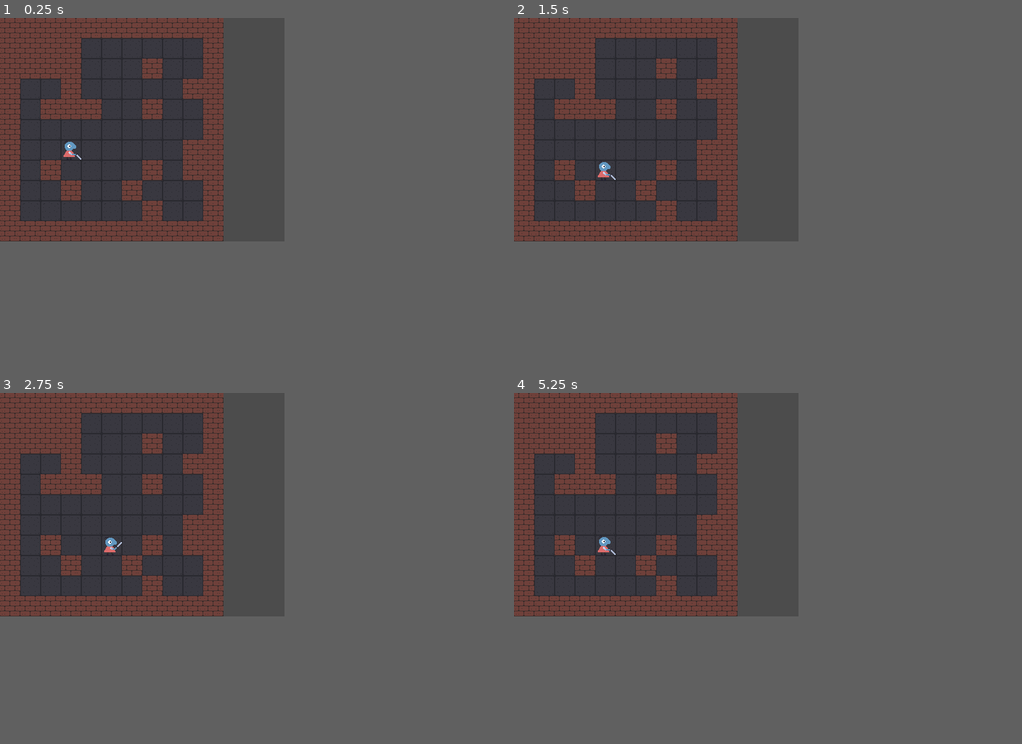
Above: before the commit, frames 1-4 (two rows, left to right).
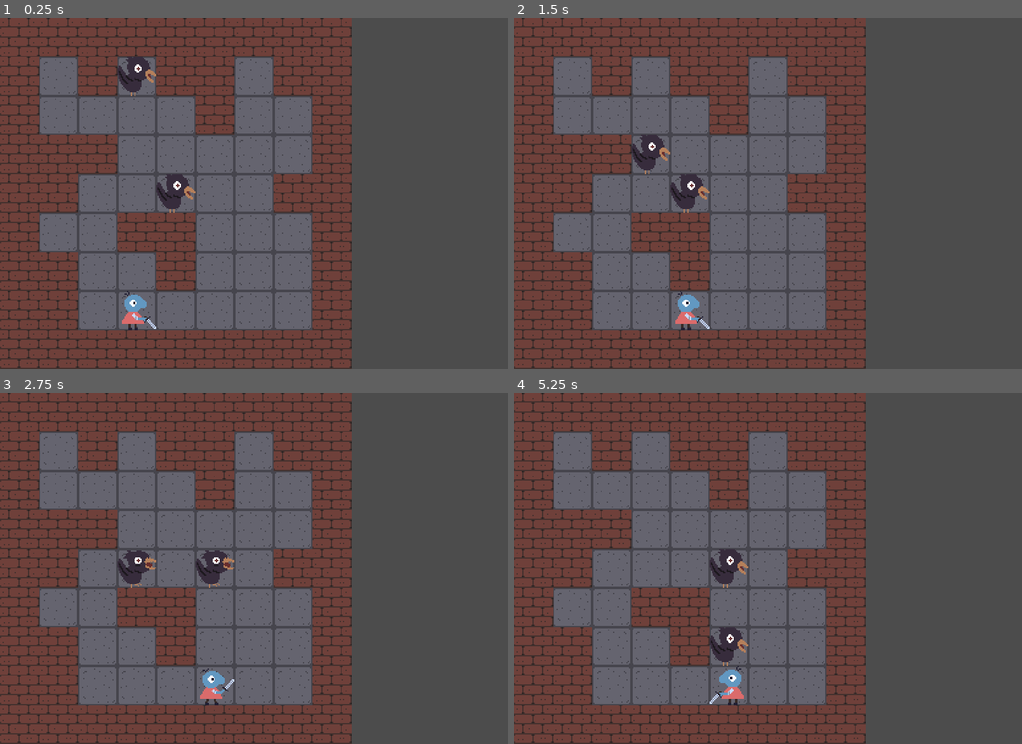
Above: after the commit, the same moments.

Repository: DiegoAragonC/godot-broughlike
Game: Godot game, scene res://scenes/Game.tscn
Two runs of this game, one before a commit and one after it. Both use one fixed random seed, a clock stepped at 60 frames per second and the inputs below.
Inputs:
- Up to frame 1 (0.25 s): no input
- Up to frame 2 (1.5 s): tap Enter at 0.5 s; hold Right (right) 0.53-1.28 s; tap Space at 1.25 s; hold Down (down) from 1.28 s (still down)
- Up to frame 3 (2.75 s): tap Enter at 2 s; release Down (down) at 2.03 s; hold Right (right) from 2.03 s (still down)
- Up to frame 4 (5.25 s): tap Space at 2.75, 4.25 s; release Right (right) at 2.78 s; hold Up (up) 2.78-3.53 s; tap Enter at 3.5 s; hold Left (left) 3.53-5.03 s; hold Down (down) from 5.03 s (still down)
In our replay, the window is 448x352 before the commit and 800x553 after it. These sizes can differ from the game's own. Grey fills any space a smaller window leaves; there, only what the larger window draws over its background counts as a difference.

The runs differ from the first frame. In frame 1, 58% of the frame differs, in the area x 0-70%, y 0-100%; in frame 2, 58%; in frame 3, 58%; in frame 4, 59%.

Commit message:
Add Enemy.gd and enemy Bird. Enemy movement code. Refactor tile functions into separate Tile.gd script

Diff:
--- /dev/null
+++ b/Broughlike/Bird.gd
@@ -0,0 +1,4 @@
+extends "res://scripts/Monster.gd"
+
+func _ready():
+	add_to_group("birds")
--- a/Broughlike/Globals.gd
+++ b/Broughlike/Globals.gd
@@ -1,5 +1,5 @@
 extends Node
 
-const TILE_SIZE = 32
+const LEVEL_SIZE = 9
 
-enum tile_types {FLOOR, WALL}
+var level = null
--- a/Broughlike/Map.gd
+++ /dev/null
@@ -1,108 +0,0 @@
-extends Node2D
-
-const LEVEL_SIZE = 11
-
-var level = []
-
-
-func _ready():
-	randomize()
-	level = generate_level(LEVEL_SIZE)
-	draw_level(level)
-
-
-func generate_level(size):
-	var	tiles = null
-	var floor_tile = Globals.tile_types.FLOOR
-
-	while not tiles\
-	 or get_tile_count(floor_tile, tiles) != get_connected(floor_tile, tiles).size():
-		tiles = []
-		for x in range(size):
-			tiles.append([])
-			for y in range(size):
-				if is_border_tile(x, y) or randf() < 0.3:
-					tiles[x].append(Globals.tile_types.WALL)
-				else:
-					tiles[x].append(Globals.tile_types.FLOOR)
-
-	return tiles
-
-func get_tile_count(type, array):
-	var count = 0
-	for row in array:
-		for tile in row:
-			if tile == type:
-				count += 1
-	return count
-
-
-func get_connected(type, array):
-	var first_tile_pos = get_random_tile(type, array)
-	var connected = [first_tile_pos]
-	var search_stack = [first_tile_pos]
-
-	while search_stack.size() != 0:
-		var current = search_stack.pop_back()
-		var neighbors = get_neighbors(current.x, current.y)
-		for tile_pos in neighbors:
-			if not connected.has(tile_pos) and array[tile_pos.x][tile_pos.y] == type:
-				connected.append(tile_pos)
-				search_stack.append(tile_pos)
-
-	return connected
-
-
-func get_neighbors(tile_x, tile_y):
-	var left = Vector2(tile_x-1, tile_y)
-	var right = Vector2(tile_x+1, tile_y)
-	var up = Vector2(tile_x, tile_y-1)
-	var down = Vector2(tile_x, tile_y+1)
-	var dirs = [left, right, up, down]
-	var neighbors = []
-
-	for dir in dirs:
-		if is_in_level(dir):
-			neighbors.append(dir)
-
-	return neighbors
-
-
-func draw_level(level):
-	var tile_map = $Tiles
-	for x in range(LEVEL_SIZE):
-		for y in range(LEVEL_SIZE):
-			tile_map.set_cell(x, y, level[x][y])
-
-
-func get_random_tile(type, array):
-	var tile_pos
-	var found = false
-
-	while not found:
-		var rand_x = randi() % LEVEL_SIZE
-		var rand_y = randi() % LEVEL_SIZE
-		tile_pos = Vector2(rand_x, rand_y)
-
-		if get_tile_at(tile_pos, array) == type:
-			found = true
-
-	return tile_pos
-
-
-func get_tile_at(tile_pos, tile_array):
-	if not is_in_level(tile_pos):
-		return -1
-	return tile_array[tile_pos.x][tile_pos.y]
-
-
-func is_tile_passable(tile_pos, tile_array):
-	return get_tile_at(tile_pos, tile_array) == Globals.tile_types.FLOOR
-
-
-func is_in_level(tile_pos):
-	return tile_pos.x >= 0 and tile_pos.x < LEVEL_SIZE and\
-	 	tile_pos.y >= 0 and tile_pos.y < LEVEL_SIZE
-
-func is_border_tile(x, y):
-	return x == 0 or x == LEVEL_SIZE-1 or y == 0 or y == LEVEL_SIZE-1
--- a/Broughlike/Player.gd
+++ /dev/null
@@ -1,41 +0,0 @@
-extends Node2D
-
-signal tried_move(tile_pos)
-
-var step_size = Globals.TILE_SIZE
-var start_pos
-var map_pos
-
-func initialize():
-	move(start_pos)
-
-func _input(event):
-	var step_dir = Vector2()
-	if event.is_action_pressed("left"):
-		step_dir.x -= 1
-	if event.is_action_pressed("right"):
-		step_dir.x += 1
-	if event.is_action_pressed("up"):
-		step_dir.y -= 1
-	if event.is_action_pressed("down"):
-		step_dir.y += 1
-
-	if step_dir != Vector2.ZERO:
-		try_move(step_dir)
-		animate()
-
-
-func animate():
-	var current_frame = $Sprite.frame
-	var number_of_frames = $Sprite.hframes
-	$Sprite.frame = (current_frame + 1) % number_of_frames
-
-
-func try_move(step_dir):
-	var target_pos = map_pos + step_dir
-	emit_signal("tried_move", target_pos)
-
-
-func move(tile_pos):
-	map_pos = tile_pos
-	global_position = Util.map_to_pixel(map_pos)
--- /dev/null
+++ b/Broughlike/Tile.gd
@@ -0,0 +1,89 @@
+extends Node
+
+const SIZE = 32
+
+enum type {FLOOR, WALL}
+
+
+func count_tiles(tile_type, tile_array = Globals.level):
+	var count = 0
+	for row in tile_array:
+		for tile in row:
+			if tile == tile_type:
+				count += 1
+	return count
+
+
+func get_connected(type, array = Globals.level):
+	var first_tile_pos = get_random(type, array)
+	var connected = [first_tile_pos]
+	var search_stack = [first_tile_pos]
+
+	while search_stack.size() != 0:
+		var current = search_stack.pop_back()
+		var neighbors = get_neighbors(current.x, current.y)
+		for tile_pos in neighbors:
+			if not connected.has(tile_pos) and array[tile_pos.x][tile_pos.y] == type:
+				connected.append(tile_pos)
+				search_stack.append(tile_pos)
+
+	return connected
+
+
+func get_random(type, array = Globals.level):
+	var tile_pos
+	var found = false
+
+	while not found:
+		var rand_x = randi() % Globals.LEVEL_SIZE
+		var rand_y = randi() % Globals.LEVEL_SIZE
+		tile_pos = Vector2(rand_x, rand_y)
+
+		if get_at(tile_pos, array) == type:
+			found = true
+
+	return tile_pos
+
+
+func get_neighbors(tile_x, tile_y):
+	var left = Vector2(tile_x-1, tile_y)
+	var right = Vector2(tile_x+1, tile_y)
+	var up = Vector2(tile_x, tile_y-1)
+	var down = Vector2(tile_x, tile_y+1)
+	var dirs = [left, right, up, down]
+	var neighbors = []
+
+	for dir in dirs:
+		if is_in_level(dir):
+			neighbors.append(dir)
+
+	return neighbors
+
+
+func get_passable_neighbors(tile_x, tile_y, tile_array = Globals.level):
+	var neighbors = get_neighbors(tile_x, tile_y)
+	var filtered = []
+	for n in neighbors:
+		var pos = n
+		if is_passable(pos, tile_array):
+			filtered.append(pos)
+	return filtered
+
+
+func get_at(tile_pos, tile_array = Globals.level):
+	if not is_in_level(tile_pos):
+		return null
+	return tile_array[tile_pos.x][tile_pos.y]
+
+
+func is_passable(tile_pos, tile_array = Globals.level):
+	return get_at(tile_pos, tile_array) == Tile.type.FLOOR
+
+
+func is_in_level(tile_pos):
+	return tile_pos.x >= 0 and tile_pos.x < Globals.LEVEL_SIZE and\
+	 	tile_pos.y >= 0 and tile_pos.y < Globals.LEVEL_SIZE
+
+
+func is_border(x, y):
+	return x == 0 or x == Globals.LEVEL_SIZE-1 or y == 0 or y == Globals.LEVEL_SIZE-1
--- a/Broughlike/Util.gd
+++ /dev/null
@@ -1,7 +0,0 @@
-extends Node
-
-func map_to_pixel(map_pos):
-	return map_pos * Globals.TILE_SIZE
-
-func pixel_to_map(pixel_pos):
-	return int(pixel_pos / Globals.TILE_SIZE)
--- a/Broughlike/default_env.tres
+++ /dev/null
@@ -1,7 +0,0 @@
-[gd_resource type="Environment" load_steps=2 format=2]
-
-[sub_resource type="ProceduralSky" id=1]
-
-[resource]
-background_mode = 2
-background_sky = SubResource( 1 )
--- a/Broughlike/project.godot
+++ b/Broughlike/project.godot
@@ -12,17 +12,21 @@
 
 config/name="Broughlike"
 run/main_scene="res://scenes/Game.tscn"
-config/icon="res://icon.png"
 
 [autoload]
 
+Util="*res://scripts/Util.gd"
+Tile="*res://Tile.gd"
 Globals="*res://Globals.gd"
-Util="*res://Util.gd"
 
 [display]
 
-window/size/width=448
-window/size/height=352
+window/size/width=416
+window/size/height=288
+window/size/test_width=832
+window/size/test_height=576
+window/stretch/mode="2d"
+window/stretch/aspect="keep"
 
 [importer_defaults]
 
@@ -78,7 +82,3 @@
 [physics]
 
 common/enable_pause_aware_picking=true
-
-[rendering]
-
-environment/default_environment="res://default_env.tres"
--- /dev/null
+++ b/Broughlike/scenes/Bird.tscn
@@ -0,0 +1,12 @@
+[gd_scene load_steps=3 format=2]
+
+[ext_resource path="res://Bird.gd" type="Script" id=1]
+[ext_resource path="res://sprites/bird_move.png" type="Texture" id=2]
+
+[node name="Bird" type="Node2D"]
+script = ExtResource( 1 )
+
+[node name="Sprite" type="Sprite" parent="."]
+texture = ExtResource( 2 )
+centered = false
+hframes = 2
--- a/Broughlike/scenes/Game.gd
+++ b/Broughlike/scenes/Game.gd
@@ -1,14 +1,43 @@
 extends Node2D
 
+var bird_scene = preload("res://scenes/Bird.tscn")
+var player_scene = preload("res://scenes/Player.tscn")
+var level = 1
+
+
 onready var Map = $Map
-onready var Player = $Player
+onready var Monsters = $Monsters
+onready var Player = player_scene.instance()
 
 
 func _ready():
-	Player.start_pos = Map.get_random_tile(Globals.tile_types.FLOOR, Map.level)
-	Player.initialize()
+	create_player()
+	create_monsters()
 
 
-func _on_Player_tried_move(map_pos):
-	if Map.is_tile_passable(map_pos, Map.level):
-		Player.move(map_pos)
+func create_player():
+	var p_start_pos = Tile.get_random(Tile.type.FLOOR, Map.level)
+	Player.initialize(p_start_pos, self)
+
+	Monsters.add_child(Player)
+
+
+func create_monsters():
+	var num_monsters = level + 1
+	for i in range(num_monsters):
+		var b = bird_scene.instance()
+		var m_start_pos = Tile.get_random(Tile.type.FLOOR, Map.level)
+
+		while Monsters.get_monster_at(m_start_pos):
+			m_start_pos = Tile.get_random(Tile.type.FLOOR, Map.level)
+
+		b.initialize(m_start_pos, self)
+		Monsters.add_child(b)
+
+
+
+func _on_Monster_tried_move(monster, target_pos):
+	if Tile.is_passable(target_pos, Map.level) and not Monsters.get_monster_at(target_pos):
+		monster.move(target_pos)
+	if monster.is_in_group("player"):
+		Monsters.tick()
--- a/Broughlike/scenes/Game.tscn
+++ b/Broughlike/scenes/Game.tscn
@@ -1,14 +1,13 @@
 [gd_scene load_steps=4 format=2]
 
-[ext_resource path="res://scenes/Player.tscn" type="PackedScene" id=1]
 [ext_resource path="res://scenes/Map.tscn" type="PackedScene" id=2]
 [ext_resource path="res://scenes/Game.gd" type="Script" id=3]
+[ext_resource path="res://scenes/Monsters.gd" type="Script" id=4]
 
 [node name="Game" type="Node2D"]
 script = ExtResource( 3 )
 
 [node name="Map" parent="." instance=ExtResource( 2 )]
 
-[node name="Player" parent="." instance=ExtResource( 1 )]
-
-[connection signal="tried_move" from="Player" to="." method="_on_Player_tried_move"]
+[node name="Monsters" type="Node" parent="."]
+script = ExtResource( 4 )
--- a/Broughlike/scenes/Map.tscn
+++ b/Broughlike/scenes/Map.tscn
@@ -1,6 +1,6 @@
 [gd_scene load_steps=4 format=2]
 
-[ext_resource path="res://Map.gd" type="Script" id=1]
+[ext_resource path="res://scripts/Map.gd" type="Script" id=1]
 [ext_resource path="res://sprites/tile_sheet.png" type="Texture" id=2]
 
 [sub_resource type="TileSet" id=1]
--- /dev/null
+++ b/Broughlike/scenes/Monsters.gd
@@ -0,0 +1,21 @@
+extends Node
+
+func get_monster_at(tile_pos):
+	for m in get_children():
+		if m.map_pos == tile_pos:
+			return m
+	return null
+
+func get_player():
+	for m in get_children():
+		if m.is_in_group("player"):
+			return m
+	return null
+
+
+func tick():
+	var player_pos = get_player().map_pos
+
+	for m in get_children():
+		if not m.is_in_group("player"):
+			m.take_turn(player_pos)
--- a/Broughlike/scenes/Player.tscn
+++ b/Broughlike/scenes/Player.tscn
@@ -1,7 +1,7 @@
 [gd_scene load_steps=3 format=2]
 
 [ext_resource path="res://sprites/maguy_move.png" type="Texture" id=1]
-[ext_resource path="res://Player.gd" type="Script" id=2]
+[ext_resource path="res://scripts/Player.gd" type="Script" id=2]
 
 [node name="Player" type="Node2D"]
 script = ExtResource( 2 )
--- /dev/null
+++ b/Broughlike/scripts/Map.gd
@@ -0,0 +1,37 @@
+extends Node2D
+
+
+var level = []
+
+
+func _ready():
+	randomize()
+	level = generate_level(Globals.LEVEL_SIZE)
+	draw_level(level)
+	Globals.level = level
+
+
+
+func generate_level(size):
+	var	tiles = null
+	var floor_tile = Tile.type.FLOOR
+	# keep trying until we get a connected level
+	while not tiles\
+	 or Tile.count_tiles(floor_tile, tiles) != Tile.get_connected(floor_tile, tiles).size():
+		tiles = []
+		for x in range(size):
+			tiles.append([])
+			for y in range(size):
+				if Tile.is_border(x, y) or randf() < 0.3:
+					tiles[x].append(Tile.type.WALL)
+				else:
+					tiles[x].append(Tile.type.FLOOR)
+
+	return tiles
+
+
+func draw_level(level):
+	var tile_map = $Tiles
+	for x in range(Globals.LEVEL_SIZE):
+		for y in range(Globals.LEVEL_SIZE):
+			tile_map.set_cell(x, y, level[x][y])
--- /dev/null
+++ b/Broughlike/scripts/Monster.gd
@@ -0,0 +1,49 @@
+extends Node2D
+
+signal tried_move(target_pos)
+
+const step_size = Tile.SIZE
+
+export (int) var hp
+
+var map_pos
+
+onready var Monsters = get_node("..")
+
+
+func _ready():
+	add_to_group("monsters")
+
+func initialize(start_pos, connection):
+	connect("tried_move", connection, "_on_Monster_tried_move")
+
+	map_pos = start_pos
+	move(start_pos)
+
+
+func move(tile_pos):
+	map_pos = tile_pos
+	global_position = Util.map_to_pixel(map_pos)
+
+
+func try_move(tile_pos):
+	emit_signal("tried_move", self, tile_pos)
+
+
+func take_turn(player_pos):
+	var neighbors = Tile.get_passable_neighbors(map_pos.x, map_pos.y)
+	var closest = Util.closest_to(neighbors, player_pos)
+	var move_dir = -1 if closest.x < map_pos.x else 1
+	try_move(closest)
+	animate(move_dir)
+
+
+func animate(dir):
+	var current_frame = $Sprite.frame
+	var number_of_frames = $Sprite.hframes
+	$Sprite.frame = (current_frame + 1) % number_of_frames
+
+	if dir == -1:
+		$Sprite.flip_h = true
+	elif dir == 1:
+		$Sprite.flip_h = false
--- /dev/null
+++ b/Broughlike/scripts/Player.gd
@@ -0,0 +1,21 @@
+extends "res://scripts/Monster.gd"
+
+func _ready():
+	add_to_group("player")
+
+
+func _input(event):
+	var step_dir = Vector2()
+	if event.is_action_pressed("left"):
+		step_dir.x -= 1
+	if event.is_action_pressed("right"):
+		step_dir.x += 1
+	if event.is_action_pressed("up"):
+		step_dir.y -= 1
+	if event.is_action_pressed("down"):
+		step_dir.y += 1
+
+	if step_dir != Vector2.ZERO:
+		var target = map_pos + step_dir
+		try_move(target)
+		animate(step_dir.x)
--- /dev/null
+++ b/Broughlike/scripts/Util.gd
@@ -0,0 +1,24 @@
+extends Node
+
+func map_to_pixel(map_pos):
+	return map_pos * Tile.SIZE
+
+func pixel_to_map(pixel_pos):
+	return int(pixel_pos / Tile.SIZE)
+
+func closest_to(pos_array, pos):
+	var closest = {"pos": pos_array[0], "dist": distance(pos_array[0], pos)}
+
+	for i in range(1, pos_array.size()):
+		var dist = distance(pos_array[i], pos)
+		if dist < closest.dist:
+			closest.pos = pos_array[i]
+			closest.dist = dist
+
+	return closest.pos
+
+
+func distance(a, b):
+	var dx = a.x - b.x
+	var dy = a.y - b.y
+	return sqrt((dx * dx) + (dy * dy))
Binary file removed: Broughlike/icon.png
Binary file added: Broughlike/sprites/bird_move.png
Not shown, changed: Broughlike/sprites/bird_move.png.import
Binary file changed: Broughlike/sprites/tile_sheet.png
